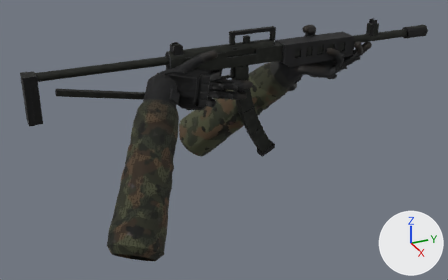
The glTF model assets/models/weapons/galil.gltf: old version first, new version second.
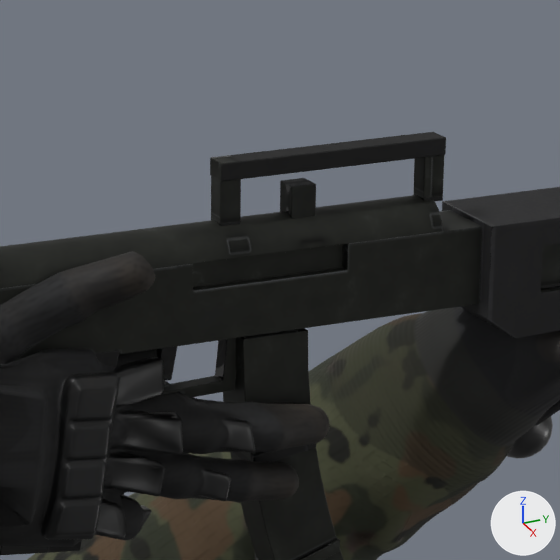
Each version appears first whole from a 50 mm lens placed at (1.205, -0.522, 0.363), pointed at (0.006, 0.018, -0.237), and next in a close-up on the part from 42% to 67% of the width and 0% to 40% of the height. The lights are fixed; the arrows at lower right show +X, +Y and +Z. The first two pictures are the older version. Vertices at exactly the same position are counted once.

The older version as bpy lines, for what is in view:
```python
me_arml = bpy.data.meshes.new('ArmL')
me_arml.from_pydata(...)  # 5108 vertices, 9995 faces; spans x -0.242..0.042, y -0.028..0.411, z -0.351..0.006
me_arml.materials.append(mat_w_hands)
me_body = bpy.data.meshes.new('Body')
me_body.from_pydata(...)  # 7660 vertices, 14981 faces; spans x -0.068..0.255, y -0.409..0.575, z -0.376..0.016
# faces by material slot: [4982, 9999]
me_body.materials.append(mat_w_galil)
me_body.materials.append(mat_w_hands)
me_slide = bpy.data.meshes.new('Slide')
me_slide.from_pydata(...)  # 56 vertices, 108 faces; spans x -0.006..0.006, y 0.069..0.081, z -0.014..0.002
me_slide.materials.append(mat_w_galil)
ob_arml = bpy.data.objects.new('ArmL', me_arml)
ob_arml.location = (0.0, 0.0, 0.0)
ob_body = bpy.data.objects.new('Body', me_body)
ob_body.location = (0.0, 0.0, 0.0)
ob_slide = bpy.data.objects.new('Slide', me_slide)
ob_slide.location = (0.0, 0.0, 0.0)
# also in view: 'Mag' at (0.0, 0.096, -0.179)
```
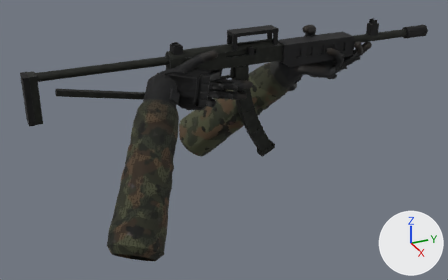
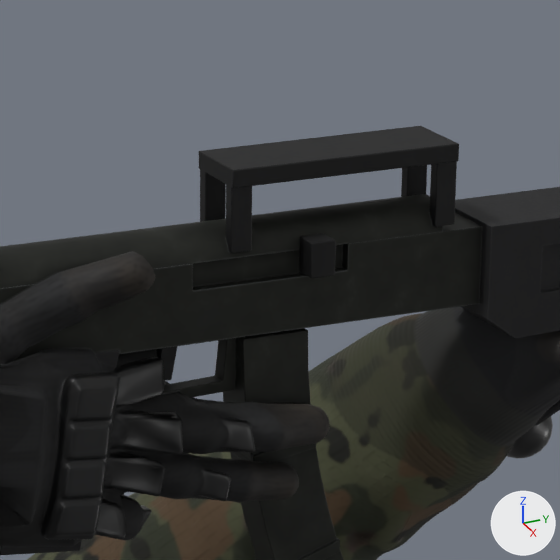
Commit message: Galil-Visier beim Zielen freilegen

Pixel boxes [x1, y1, x2, y2] of what changed, in the close-ups (560 x 560 px; the box of a moved part takes in the faces that stretch with it):
'Body', reshaped: before [0, 132, 560, 555]; after [0, 126, 560, 555]
'Slide', moved: before [280, 178, 316, 219]; after [299, 233, 336, 278]
part 1 of me_body, moved or reshaped: before [210, 132, 446, 181]; after [199, 126, 459, 188]
part 2 of me_body, moved or reshaped: before [211, 175, 241, 226]; after [200, 169, 226, 222]
part 3 of me_body, moved or reshaped: before [413, 155, 444, 201]; after [401, 165, 427, 197]
part 4 of me_body, added: after [226, 184, 252, 253]
part 5 of me_body, added: after [430, 161, 457, 227]

The change in detail:
me_body is used by ob_body; location (0.0, 0.0, 0.0).
me_body had 7660 vertices, 14981 faces and spanned x -0.068..0.255, y -0.409..0.575, z -0.376..0.016.
me_body now has 7772 vertices, 15197 faces and spans x -0.068..0.255, y -0.409..0.575, z -0.376..0.016.
me_body part 1: the loose piece of 56 vertices spanning x -0.006..0.006, y 0.035..0.145, z 0.008..0.016 is scaled about its middle by (3.1, 1, 1).
me_body part 2: the loose piece of 56 vertices spanning x -0.005..0.005, y 0.035..0.045, z -0.013..0.009 is scaled about its middle by (0.576, 1, 1.37), then moved by (-0.014, 0.0, -0.004).
me_body part 3: the loose piece of 56 vertices spanning x -0.005..0.005, y 0.135..0.145, z -0.013..0.009 is scaled about its middle by (0.576, 1, 1.37), then moved by (-0.014, 0.0, -0.004).
me_body part 4: the loose piece of 56 vertices spanning x -0.005..0.005, y 0.035..0.045, z -0.013..0.009 is copied, and the copy is scaled about its middle by (0.576, 1, 1.37), then moved by (0.014, 0.0, -0.004); it spans x 0.011..0.016, y 0.035..0.045, z -0.021..0.009.
me_body part 5: the loose piece of 56 vertices spanning x -0.005..0.005, y 0.135..0.145, z -0.013..0.009 is copied, and the copy is scaled about its middle by (0.576, 1, 1.37), then moved by (0.014, 0.0, -0.004); it spans x 0.011..0.016, y 0.135..0.145, z -0.021..0.009.
me_slide is used by ob_slide; location (0.0, 0.0, 0.0).
me_slide had 56 vertices, 108 faces and spanned x -0.006..0.006, y 0.069..0.081, z -0.014..0.002.
me_slide now has 56 vertices, 108 faces and spans x 0.014..0.026, y 0.069..0.081, z -0.034..-0.018.
me_slide part 6: the whole mesh is moved by (0.02, 0.0, -0.02).
